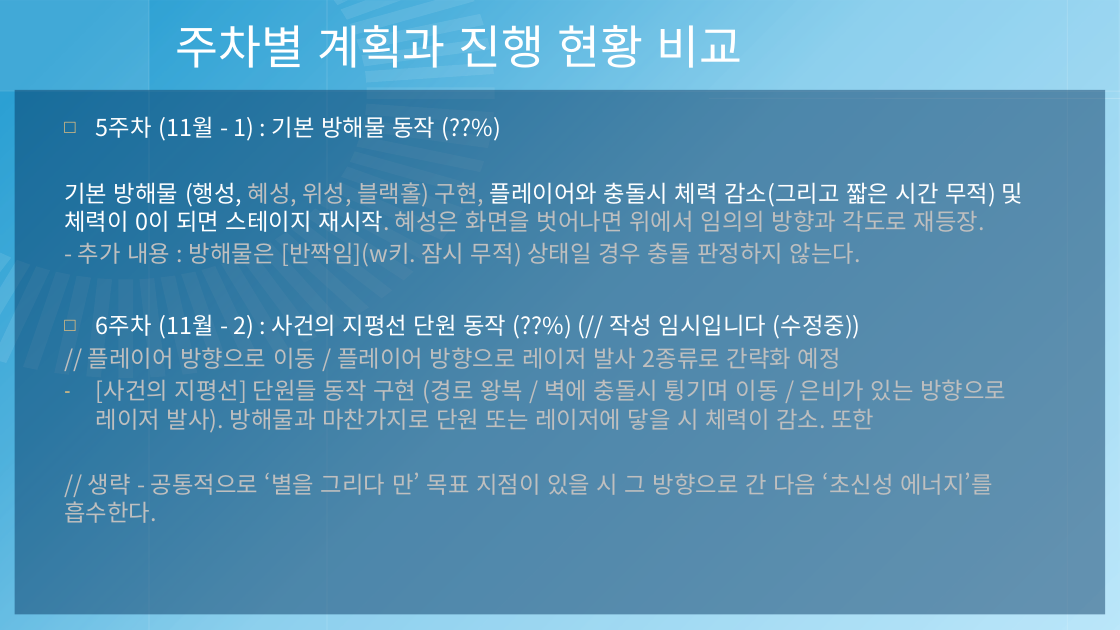
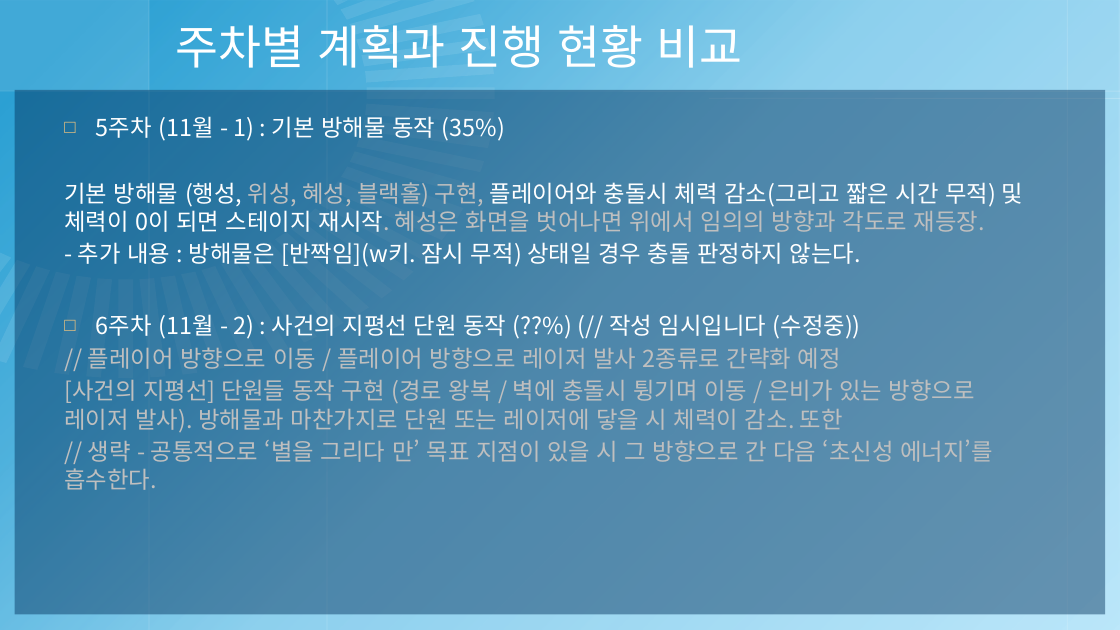
Before and after one commit to pb-wandu/2018180040_2DGP_PROJECT, a slide deck: slide 4 of 2018180040 - 2DGP 3차 발표 프레젠테이션.pptx. Drawn at 1120x630 pixels with LibreOffice and Linux fonts; fonts in the diff are those of the drawing; background and template pictures are left out. Boxes give left, top, right and bottom in pixels: in the first picture for what was removed or moved away, otherwise in the second. Text is boxed around its words. In the diff, an @@ line names an element or a change of style, - is before the commit and + after.

Commit message:
w키 '반짝임' 기술 + 정보 메뉴 내용 추가
w키로 '반짝임' (일시 무적) 기술 사용 가능, 사용중에는 장애물에 닿아도 체력이 깎이지 않습니다. / 메인메뉴로 돌아와도 마우스 표시가 안 되는 오류 수정 / 시작 메뉴 그래픽 향상 / 정보 메뉴 세부사항 기록

```diff
--- a/2018180040 - 2DGP 3차 발표 프레젠테이션.pptx
+++ b/2018180040 - 2DGP 3차 발표 프레젠테이션.pptx
@@ text at box(64, 116, 1023, 232): text changed @@
-□ 5주차 (11월 - 1) : 기본 방해물 동작 (??%)
-기본 방해물 (행성, 혜성, 위성, 블랙홀) 구현, 플레이어와 충돌시 체력 감소(그리고 짧은 시간 무적) 및 체력이 0이 되면 스테이지 재시작. 혜성은 화면을 벗어나면 위에서 임의의 방향과 각도로 재등장.
+□ 5주차 (11월 - 1) : 기본 방해물 동작 (35%)
+기본 방해물 (행성, 위성, 혜성, 블랙홀) 구현, 플레이어와 충돌시 체력 감소(그리고 짧은 시간 무적) 및 체력이 0이 되면 스테이지 재시작. 혜성은 화면을 벗어나면 위에서 임의의 방향과 각도로 재등장.
@@ text at box(64, 242, 975, 432): text colour #BFBFBF to #FFFFFF in "- 추가 내용 : 방해물은 [반짝임](w키. 잠시 ..."; bullet - to none @@
```
Also in this commit, not shown: 3 other slides changed, 11 other files.
